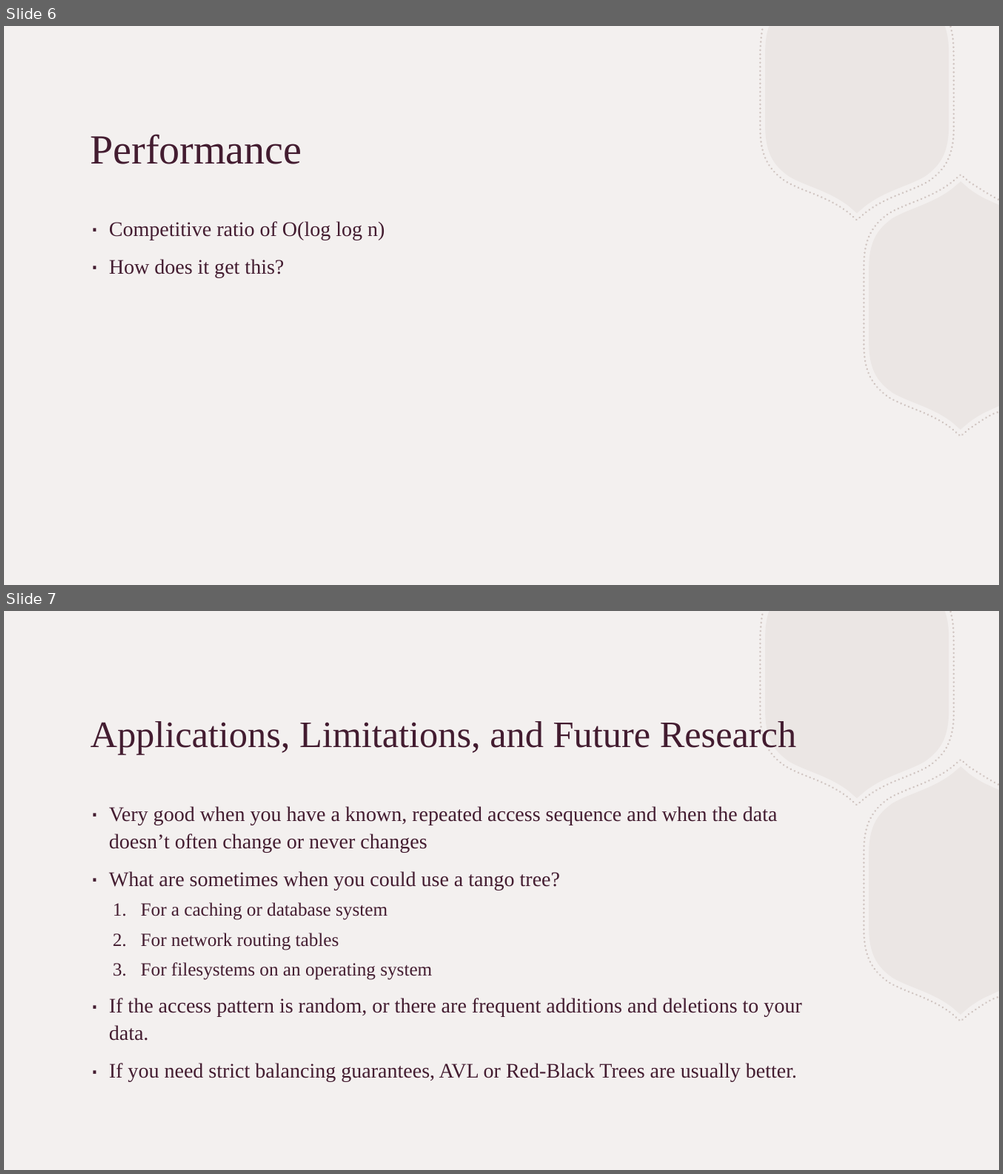
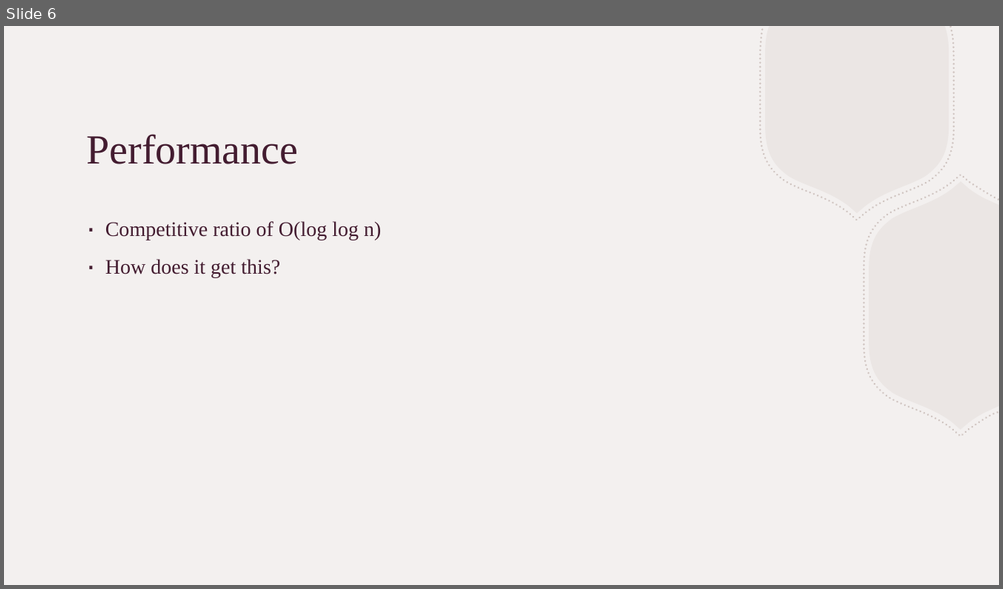
Before and after one commit to nathanielketema/HashTable, a slide deck: Tango Tree.pptx. Shown one above the other, each under a label of ours: slides 6 and 7 before the commit, slide 6 after it. The pictures are 1003x1174 and 1003x589 pixels, drawn with LibreOffice and Linux fonts; fonts in the diff are those of the drawing. Boxes give left, top, right and bottom in pixels: in the first picture for what was removed or moved away, otherwise in the second. Text is boxed around its words. In the diff, an @@ line names an element or a change of style, - is before the commit and + after.

```diff
--- a/Tango Tree.pptx
+++ b/Tango Tree.pptx
@@ slide 7 removed at [4,611,999,1170], background #F3F0EF; not listed: 4 template elements that a slide beside it also shows @@
@@ title removed at [91,718,796,755] @@
-Applications, Limitations, and Future Research
@@ text removed at [109,806,801,1082] @@
-∙ Very good when you have a known, repeated access sequence and when the data doesn’t often change or never changes
-∙ What are sometimes when you could use a tango tree?
-  1. For a caching or database system
-  2. For network routing tables
-  3. For filesystems on an operating system
-∙ If the access pattern is random, or there are frequent additions and deletions to your data.
-∙ If you need strict balancing guarantees, AVL or Red-Black Trees are usually better.
@@ slide 6 changed as well @@
@@ title "Performance": place and size @@
-title "Performance" at [91,134,302,164]
+title "Performance" at [87,134,299,164]
@@ text "Competitive ratio of O(log log ...": place and size @@
-text "Competitive ratio of O(log log ..." at [109,221,384,278]
+text "Competitive ratio of O(log log ..." at [105,221,381,278]
```
Also in this commit, not shown: 5 other slides changed, 1 slide added, 1 other file.
